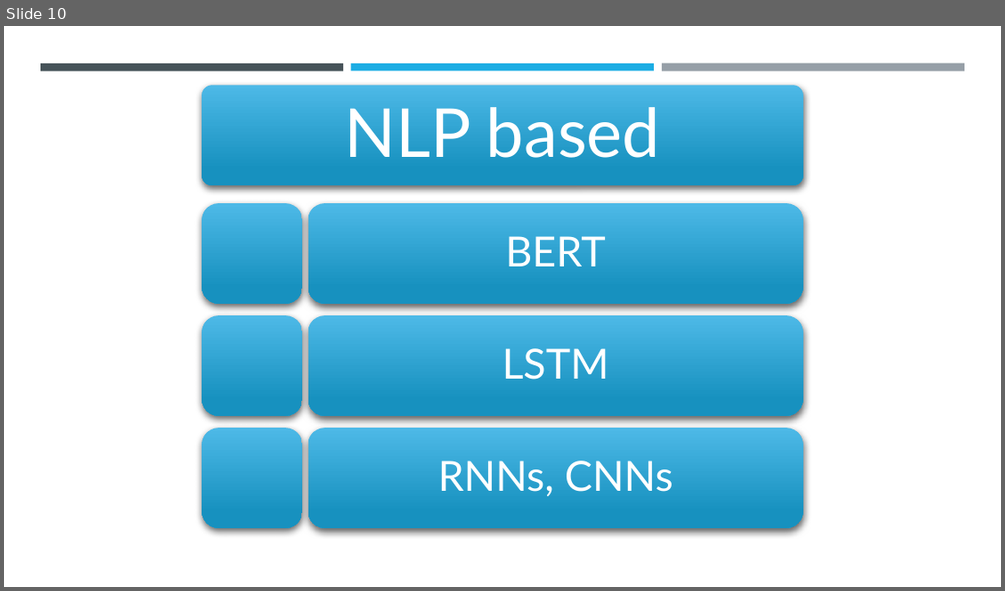
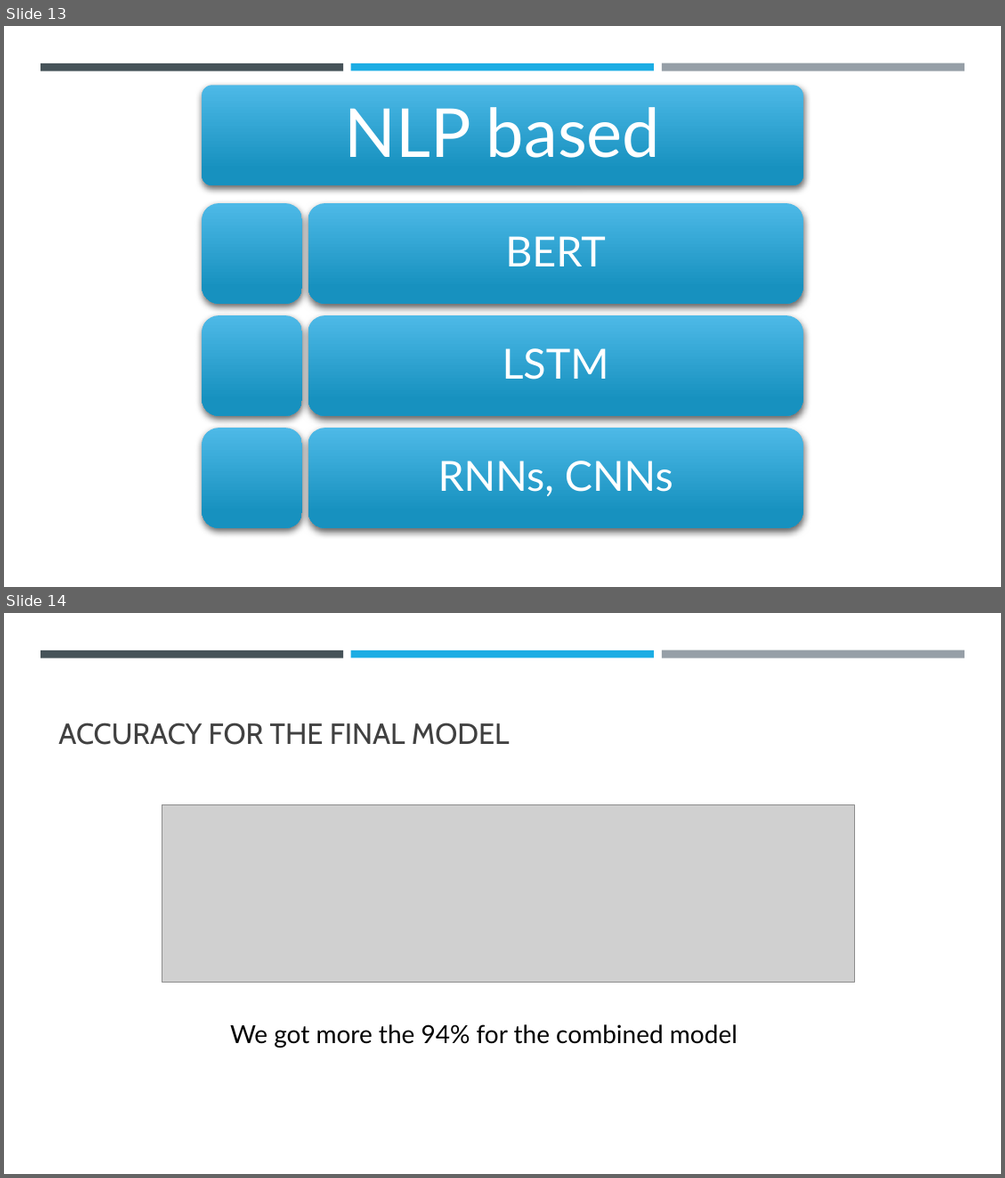
Before and after one commit to nandam2003/daksh_hackthon, a slide deck: NNN.pptx. Shown one above the other, each under a label of ours: slide 10 before the commit, slides 13 and 14 after it. The pictures are 1005x591 and 1005x1178 pixels, drawn with LibreOffice and Linux fonts; fonts in the diff are those of the drawing; grey boxes stand for pictures. Boxes give left, top, right and bottom in pixels: in the first picture for what was removed or moved away, otherwise in the second. Text is boxed around its words. In the diff, an @@ line names an element or a change of style, - is before the commit and + after.

Commit message:
model updated

```diff
--- a/NNN.pptx
+++ b/NNN.pptx
@@ slide 14 added at (4, 613, 1001, 1174), background #FFFFFF; not listed: 3 template elements that a slide beside it also shows @@
@@ title added at (58, 722, 510, 745), 28 pt, text #404040 @@
+ACCURACY FOR THE FINAL MODEL
@@ picture added at (162, 805, 855, 981) @@
@@ text added at (230, 1024, 737, 1047), 24 pt, text #000000 @@
+We got more the 94% for the combined model
@@ what was slide 10 is now slide 13 @@
```
Also in this commit, not shown: 4 other slides added, 2 other files.
